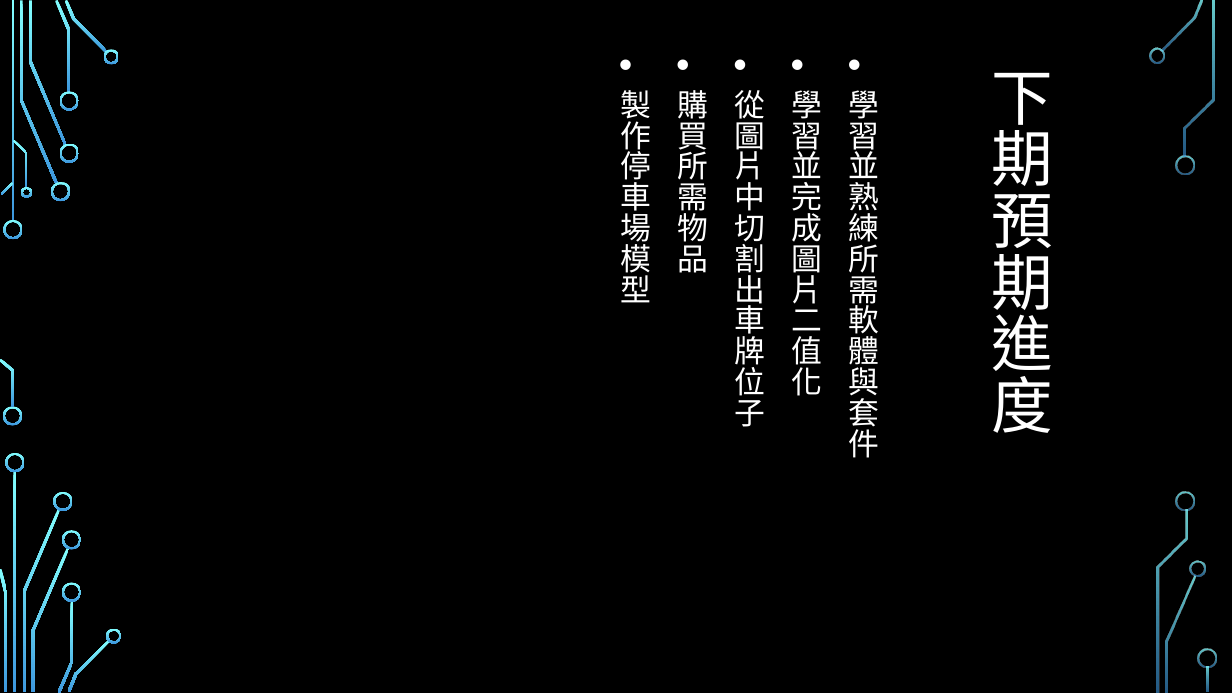
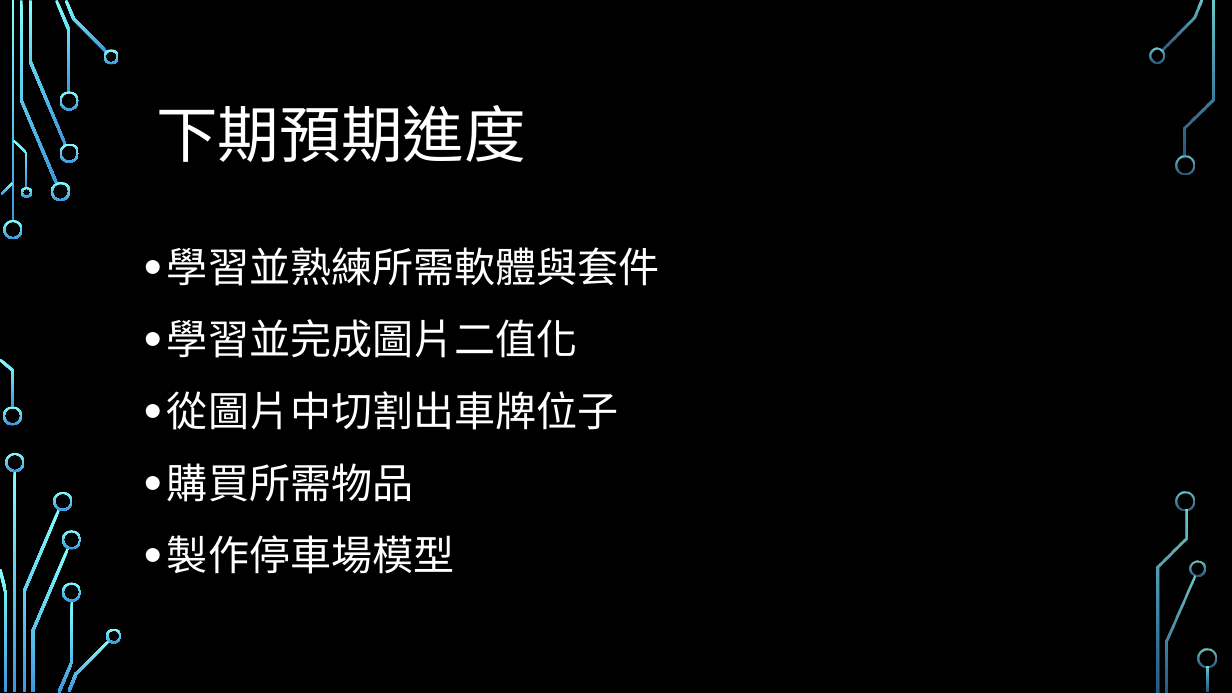
Before and after one commit to sky14785214/Python, a slide deck: slide 9 of 專題資料夾/停車場車牌辨識系統.pptx. Drawn at 1232x693 pixels with LibreOffice and Linux fonts; fonts in the diff are those of the drawing; background and template pictures are left out. Boxes give left, top, right and bottom in pixels: in the first picture for what was removed or moved away, otherwise in the second. Text is boxed around its words. In the diff, an @@ line names an element or a change of style, - is before the commit and + after.

```diff
--- a/專題資料夾/停車場車牌辨識系統.pptx
+++ b/專題資料夾/停車場車牌辨識系統.pptx
@@ title "下期預期進度" rewrapped from box(991, 72, 1053, 433) to box(156, 105, 526, 162) @@
@@ text "學習並熟練所需軟體與套件": place and size @@
-text "學習並熟練所需軟體與套件" at box(849, 90, 880, 458)
+text "學習並熟練所需軟體與套件" at box(167, 247, 660, 574)
@@ text "學習並熟練所需軟體與套件" at box(167, 247, 660, 574): size 24 to 32 pt @@
```
Also in this commit, not shown: 4 other slides changed, 4 other files.
